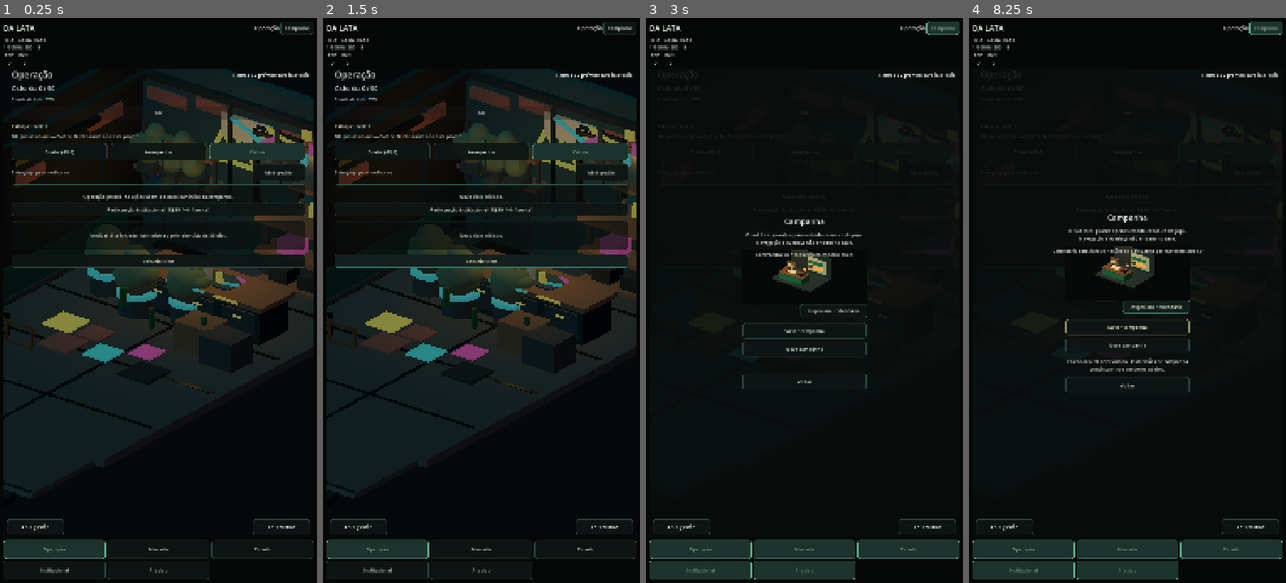
Above: before the commit, frames 1-4 (left to right).
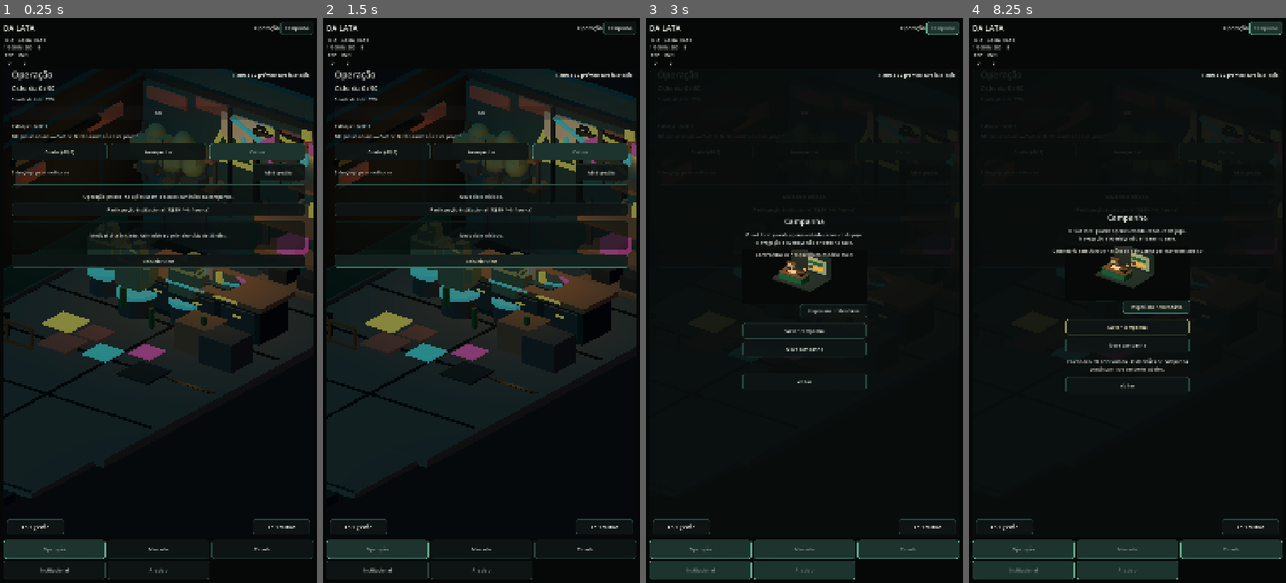
Above: after the commit, the same moments.

Repository: az1nn/growing-rio
Game: Godot game, scene res://scenes/shell/game_shell.tscn
Same seed, same stepped clock (60 frames per second), same inputs: the game is played once before the commit and once after it.
Inputs:
- Up to frame 1 (0.25 s): no input
- Up to frame 2 (1.5 s): click "Reiniciar ciclo" at 0.5 s; click "Reiniciar ciclo" at 1.25 s
- Up to frame 3 (3 s): click "Reiniciar ciclo" at 2 s; click "Campanha" at 2.75 s
- Up to frame 4 (8.25 s): click "Abrir gestão" at 3.5 s; click "Abrir cultivo" at 4.25 s; click "Cuidar (-R$5)" at 5 s; click "Avançar dia" at 5.75 s; click "Abrir gestão" at 6.5 s; click "Participação institucional (-…" at 7.25 s; click "Inspecionar calendário" at 8 s

The runs differ from the first frame. In frame 1, 0.4% of the frame differs, in the area x 26-87%, y 21-51%; in frame 2, 0.4%; in frame 3, less than 0.1%; in frame 4, less than 0.1%.

Commit message:
feat(012): push Operation pixel-graffiti fidelity

Diff:
--- a/scenes/visual/operation_diorama.gd
+++ b/scenes/visual/operation_diorama.gd
@@ -20,6 +20,7 @@
 const V1_CAMERA_POSITION := Vector3(6.5, 5.4, 8.5)
 const V1_CAMERA_ROTATION := Vector3(-0.43, 0.66, 0.0)
 const V1_CAMERA_SIZE := 7.35
+const V1_OPERATION_PIXEL_SHRINK := 3
 
 const V1_WORKBENCH_MATERIAL_ROLES := {
     "TileCounter": &"structural_dark",
@@ -100,7 +101,7 @@
 var _base_management_scale := Vector3.ONE
 
 func _ready() -> void:
-    V1PixelRenderPolicy.apply(self, viewport)
+    V1PixelRenderPolicy.apply(self, viewport, V1_OPERATION_PIXEL_SHRINK)
     _configure_v1_camera()
     _configure_v1_composition()
     _apply_v1_shell_materials()
@@ -108,6 +109,7 @@
     _configure_v1_environment()
     _configure_v1_lighting()
     _build_v1_dense_dressing()
+    _configure_v1_pixel_foliage()
     viewport.physics_object_picking = true
     action_button.accessibility_name = "Abrir cultivo — alternativa às plantas 3D"
     management_button.accessibility_name = "Abrir gestão — alternativa ao armazenamento 3D"
@@ -297,9 +299,51 @@
     _add_box(dressing, "PixelFoliageC", Vector3(-1.82, 2.76, -2.96), Vector3(0.40, 0.46, 0.38), &"foliage_muted")
     _add_box(dressing, "PixelFoliageD", Vector3(-1.30, 2.92, -2.98), Vector3(0.38, 0.38, 0.44), &"foliage_muted")
 
+    # Revision 4: replace the dominant smooth legacy canopy read with authored
+    # chunky voxel-like crowns while preserving the existing planter hitboxes.
+    _add_box(dressing, "PixelPlantAMain", Vector3(-2.12, 1.02, -0.67), Vector3(0.72, 0.62, 0.68), &"foliage_muted")
+    _add_box(dressing, "PixelPlantAUpper", Vector3(-2.18, 1.39, -0.69), Vector3(0.44, 0.38, 0.42), &"foliage_muted", Vector3(0.0, 0.18, 0.0))
+    _add_box(dressing, "PixelPlantALeft", Vector3(-2.48, 1.08, -0.70), Vector3(0.34, 0.42, 0.36), &"foliage_muted")
+    _add_box(dressing, "PixelPlantARight", Vector3(-1.78, 1.14, -0.61), Vector3(0.38, 0.34, 0.40), &"foliage_muted")
+    _add_box(dressing, "PixelPlantATip", Vector3(-2.02, 1.63, -0.67), Vector3(0.22, 0.24, 0.24), &"foliage_muted")
+
+    _add_box(dressing, "PixelPlantBMain", Vector3(-0.85, 1.04, -0.13), Vector3(0.74, 0.64, 0.70), &"foliage_muted")
+    _add_box(dressing, "PixelPlantBUpper", Vector3(-0.92, 1.43, -0.15), Vector3(0.46, 0.40, 0.44), &"foliage_muted", Vector3(0.0, -0.16, 0.0))
+    _add_box(dressing, "PixelPlantBLeft", Vector3(-1.19, 1.08, -0.19), Vector3(0.36, 0.38, 0.38), &"foliage_muted")
+    _add_box(dressing, "PixelPlantBRight", Vector3(-0.50, 1.13, -0.05), Vector3(0.40, 0.36, 0.42), &"foliage_muted")
+    _add_box(dressing, "PixelPlantBTip", Vector3(-0.78, 1.68, -0.13), Vector3(0.24, 0.24, 0.26), &"foliage_muted")
+
+    _add_box(dressing, "PixelPlantCMain", Vector3(0.42, 1.03, -0.53), Vector3(0.70, 0.60, 0.66), &"foliage_muted")
+    _add_box(dressing, "PixelPlantCUpper", Vector3(0.46, 1.39, -0.57), Vector3(0.42, 0.38, 0.42), &"foliage_muted", Vector3(0.0, 0.14, 0.0))
+    _add_box(dressing, "PixelPlantCLeft", Vector3(0.10, 1.08, -0.57), Vector3(0.34, 0.38, 0.36), &"foliage_muted")
+    _add_box(dressing, "PixelPlantCRight", Vector3(0.75, 1.12, -0.47), Vector3(0.38, 0.34, 0.38), &"foliage_muted")
+    _add_box(dressing, "PixelPlantCTip", Vector3(0.53, 1.61, -0.55), Vector3(0.22, 0.22, 0.24), &"foliage_muted")
+
+    # More irregular physical graffiti marks keep the wall from reading as a
+    # clean vector logo while retaining fictional, project-owned iconography.
+    _add_box(dressing, "GraffitiDripMagenta", Vector3(0.48, 3.06, -3.59), Vector3(0.10, 0.58, 0.05), &"accent_magenta", Vector3(0.0, 0.0, 0.08))
+    _add_box(dressing, "GraffitiDripCyan", Vector3(-0.34, 3.20, -3.59), Vector3(0.08, 0.42, 0.05), &"accent_cyan", Vector3(0.0, 0.0, -0.10))
+    _add_box(dressing, "GraffitiTagAmberA", Vector3(1.12, 3.18, -3.59), Vector3(0.42, 0.09, 0.05), &"accent_amber", Vector3(0.0, 0.0, 0.72))
+    _add_box(dressing, "GraffitiTagAmberB", Vector3(1.34, 3.02, -3.59), Vector3(0.30, 0.09, 0.05), &"accent_amber", Vector3(0.0, 0.0, -0.55))
+
     # Foreground accents improve hotspot hierarchy without changing semantics.
     _add_box(dressing, "WorkbenchEdgeCyan", Vector3(0.55, 1.02, -0.18), Vector3(1.15, 0.055, 0.055), &"accent_cyan")
     _add_box(dressing, "WorkbenchEdgeAmber", Vector3(1.78, 1.02, -0.18), Vector3(0.72, 0.055, 0.055), &"accent_amber")
+
+func _configure_v1_pixel_foliage() -> void:
+    var world := $Viewport/World
+    for node_name in V1_PLANT_MATERIAL_ROLES:
+        var name := String(node_name)
+        if not name.begins_with("Canopy"):
+            continue
+        var legacy_canopy := world.get_node_or_null(name) as MeshInstance3D
+        if legacy_canopy != null:
+            legacy_canopy.visible = false
+
+    var pixel_focus := world.get_node_or_null("V1ProductionDressing/PixelPlantBMain") as MeshInstance3D
+    if pixel_focus != null:
+        focal_mesh = pixel_focus
+
 
 func _add_box(
     parent: Node3D,
--- a/tests/operation_v1_diorama_test.gd
+++ b/tests/operation_v1_diorama_test.gd
@@ -29,6 +29,8 @@
         "Viewport/World/V1ProductionDressing/FloorPatchAmber",
         "Viewport/World/V1ProductionDressing/GraffitiRibbonCyan",
         "Viewport/World/V1ProductionDressing/PixelFoliageA",
+        "Viewport/World/V1ProductionDressing/PixelPlantBMain",
+        "Viewport/World/V1ProductionDressing/GraffitiDripMagenta",
         "Viewport/World/V1ProductionDressing/WorkbenchEdgeAmber",
         "Viewport/World/TileCounter",
         "Viewport/World/InteractivePlantCluster/CollisionShape3D",
@@ -44,8 +46,8 @@
 
     var viewport := scene.get_node("Viewport") as SubViewport
     var camera := scene.get_node("Viewport/World/Camera3D") as Camera3D
-    if scene.stretch_shrink != V1PixelRenderPolicy.DEFAULT_SHRINK:
-        _fail("Feature 012 R04 did not apply the shared V1 scene-only pixel shrink.")
+    if scene.stretch_shrink != 3:
+        _fail("Feature 012 R04 did not apply the stronger Operation-specific V1 pixel shrink.")
         return
     if scene.texture_filter != CanvasItem.TEXTURE_FILTER_NEAREST:
         _fail("Feature 012 R04 did not keep nearest-neighbor scene filtering.")
@@ -86,8 +88,8 @@
         return
 
     var dressing := scene.get_node("Viewport/World/V1ProductionDressing") as Node3D
-    if dressing.get_child_count() < 60:
-        _fail("Feature 012 R04 dense V1 dressing regressed below the production detail floor.")
+    if dressing.get_child_count() < 88:
+        _fail("Feature 012 R04 dense V1 dressing regressed below the Revision 4 production detail floor.")
         return
     var environment := (scene.get_node("Viewport/World/WorldEnvironment") as WorldEnvironment).environment
     if environment == null or environment.ambient_light_energy < 1.25:
Not shown, changed: specs/012-artist-v1-runtime-parity/operation-runtime-review.md
